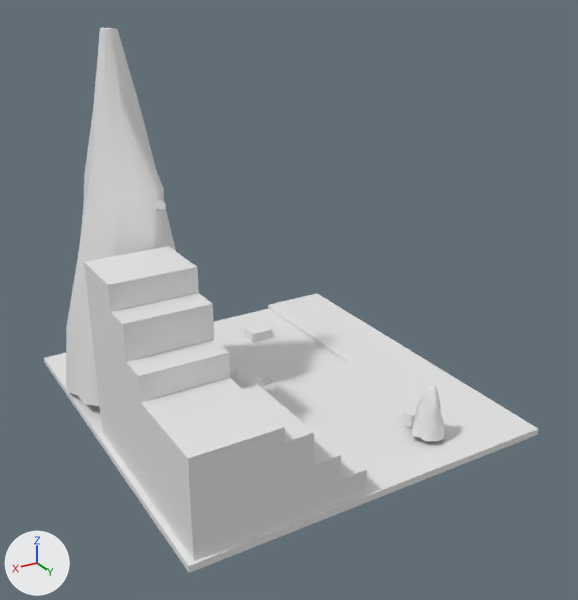
An edit to the FBX model Assets/3d models/first area with text.fbx, drawn before and after from the same camera.
Before and after are seen from a 50 mm lens placed at (7.26, 20.33, 12.67), pointed at (-3.69, 2.08, 3.55). The axes (+X, +Y, +Z) are drawn at lower left. The lights are the same throughout. The older version comes first. Where no turn or scale is listed for an object, it has been applied to the vertices.
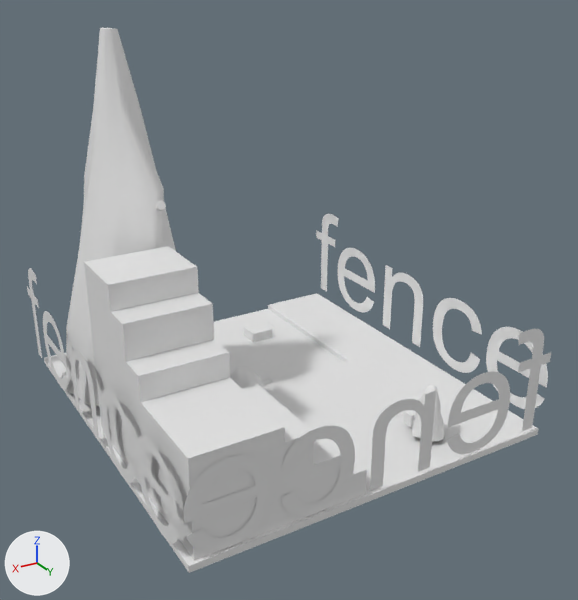
Location of each change, [x1, y1, x2, y2] in pixels of the pictures (578 x 600 px):
'TextPlus007', added: after [184, 329, 551, 552]
'TextPlus009', added: after [316, 214, 548, 409]
'TextPlus008', added: after [27, 268, 178, 544]

Edits to the bpy script that builds the scene:
```text
Add me_mesh_019:
    me_mesh_019.from_pydata(...)  # 852 vertices, 1692 faces; spans x 0.0, y -6.1..5.94, z -1.93..1.38
Add me_mesh_017:
    me_mesh_017.from_pydata(...)  # 852 vertices, 1692 faces; spans x -5.64..5.49, y 0.0, z -1.93..1.38
Add ob_textplus009:
    ob_textplus009 = bpy.data.objects.new('TextPlus009', me_mesh_019)
    ob_textplus009.location = (-9.21, 1.1, 2.27)
Add ob_textplus007:
    ob_textplus007 = bpy.data.objects.new('TextPlus007', me_mesh_017)
    ob_textplus007.location = (-3.55, 7.04, 2.14)
Add ob_textplus008:
    ob_textplus008 = bpy.data.objects.new('TextPlus008', me_mesh_019.copy())
    ob_textplus008.location = (2.08, 1.1, 2.27)
```
